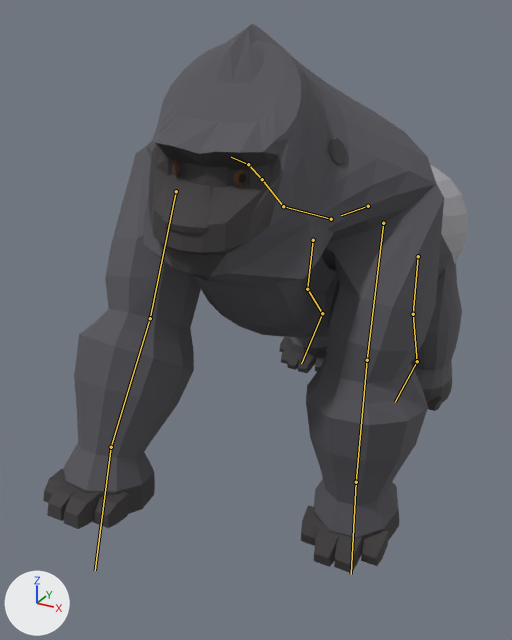
The glTF model creatures/experiments/boxmodel/abc/t7x/zoo/gorilla/stage4/gorilla.glb as it was, and as the next commit left it.
Both versions are drawn from a 50 mm camera at (1.01, -2.3, 1.58) aimed at (-0.12, -0.24, 0.55). Lighting does not change. The marker at lower left points along +X, +Y and +Z. The first picture is the older version. Both versions are drawn at frame 29 of the action 'move'; the numbers are the values there. The bones that bend it are drawn over the model as lines.

Names of what the first picture shows: 'body', 'piece_ear_L', 'piece_eye', 'piece_fingers_L', 'piece_fingers_R', 'piece_nose', 'piece_toes_L', 'piece_toes_R'.
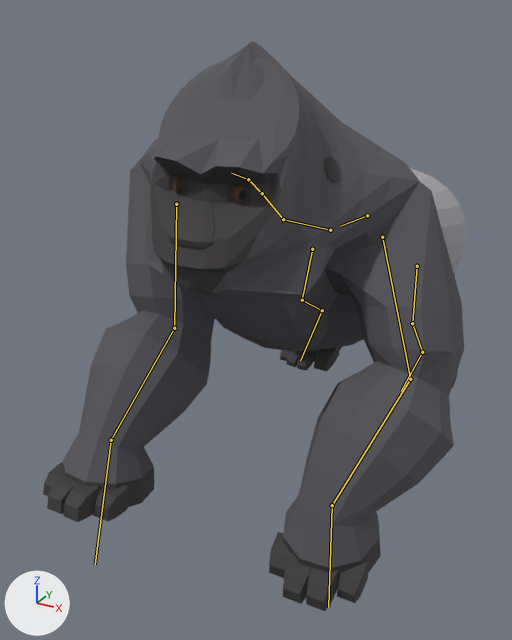
Boxes [x1, y1, x2, y2] around the edits, measured in the pictures (512 x 640 px):
'body', posed: before [63, 24, 468, 555]; after [62, 41, 467, 579]
'piece_fingers_L', posed (14% wider, 16% taller): before [301, 505, 388, 573]; after [269, 532, 368, 611]
'piece_fingers_R', posed: before [43, 469, 129, 529]; after [43, 462, 129, 522]
'piece_nose', posed: before [161, 184, 211, 234]; after [167, 200, 214, 248]
'piece_toes_R', posed: before [279, 337, 327, 373]; after [280, 347, 339, 371]
'piece_ear_L', posed (11% narrower): before [328, 138, 346, 166]; after [324, 156, 340, 183]
bone 'hips', root to tip: before (368, 206) to (341, 215); after (367, 215) to (340, 226)
bone 'upperarm.L', root to tip: before (383, 223) to (367, 360); after (382, 237) to (410, 379)
bone 'forearm.L', root to tip: before (367, 360) to (356, 482); after (410, 379) to (332, 505)
bone 'hand.L', root to tip: before (356, 482) to (351, 574); after (332, 505) to (328, 607)
bone 'upperarm.R', root to tip: before (176, 191) to (150, 318); after (176, 204) to (174, 328)
bone 'forearm.R', root to tip: before (150, 318) to (111, 447); after (174, 328) to (111, 440)
bone 'hand.R', root to tip: before (111, 447) to (95, 570); after (111, 440) to (95, 564)
bone 'thigh.L', root to tip: before (418, 256) to (413, 314); after (417, 266) to (412, 323)
bone 'shin.L', root to tip: before (413, 314) to (417, 361); after (412, 323) to (422, 352)
bone 'foot.L', root to tip: before (417, 361) to (395, 402); after (422, 352) to (401, 391)
bone 'thigh.R', root to tip: before (313, 240) to (307, 289); after (312, 249) to (302, 300)
bone 'shin.R', root to tip: before (307, 289) to (322, 313); after (302, 300) to (322, 310)
bone 'foot.R', root to tip: before (322, 313) to (301, 363); after (322, 310) to (300, 360)

The edits, one by one:
Bone 'hips' (bone_hips) moves from (0.0, 0.0, 0.01) to (0.0, -0.004, -0.032).
Bone 'upperarm.L' (bone_upperarm_l) turns from (-10, 0, 0) to (-5, -1, 20) degrees about its own x, y and z.
Bone 'forearm.L' (bone_forearm_l) turns from (-9, 0, 0) to (24, 5, -36) degrees about its own x, y and z.
Bone 'hand.L' (bone_hand_l) turns from (5, 0, 0) to (-34, -3, 17) degrees about its own x, y and z.
Bone 'upperarm.R' (bone_upperarm_r) turns from (10, 0, 0) to (-6, 0, 3) degrees about its own x, y and z.
Bone 'forearm.R' (bone_forearm_r) turns from (0, 0, 0) to (35, 2, -6) degrees about its own x, y and z.
Bone 'hand.R' (bone_hand_r) turns from (0, 0, 0) to (-19, 0, 3) degrees about its own x, y and z.
Bone 'thigh.L' (bone_thigh_l) turns from (8, 0, 0) to (10, 0, 1) degrees about its own x, y and z.
Bone 'shin.L' (bone_shin_l) turns from (0, 0, 0) to (-22, 0, -1) degrees about its own x, y and z.
Bone 'foot.L' (bone_foot_l) turns from (0, 0, 0) to (21, 1, -1) degrees about its own x, y and z.
Bone 'thigh.R' (bone_thigh_r) turns from (-8, 0, 0) to (3, 0, -1) degrees about its own x, y and z.
Bone 'shin.R' (bone_shin_r) turns from (-8, 0, 0) to (-33, 0, 1) degrees about its own x, y and z.
Bone 'foot.R' (bone_foot_r) turns from (0, 0, 0) to (14, 0, 1) degrees about its own x, y and z.
